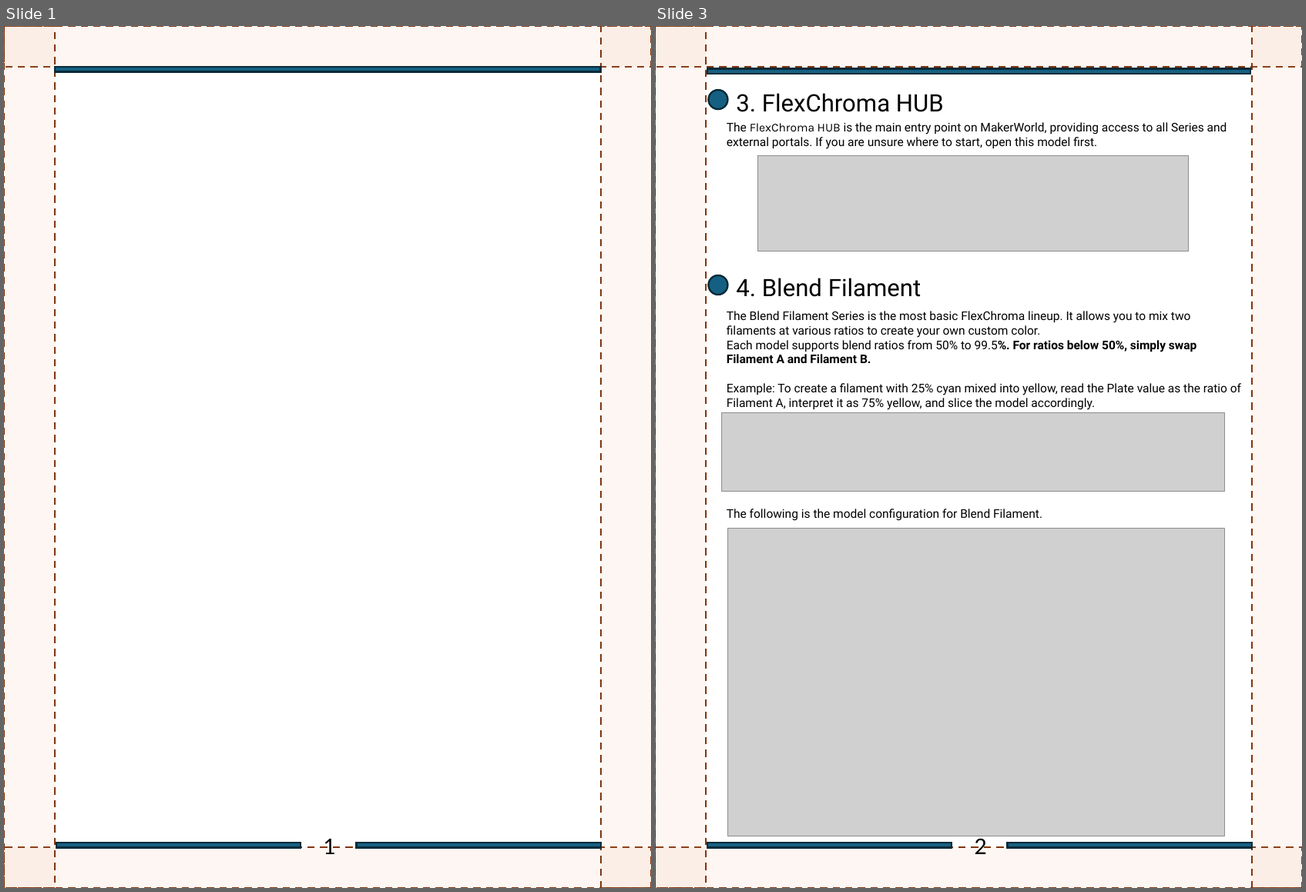
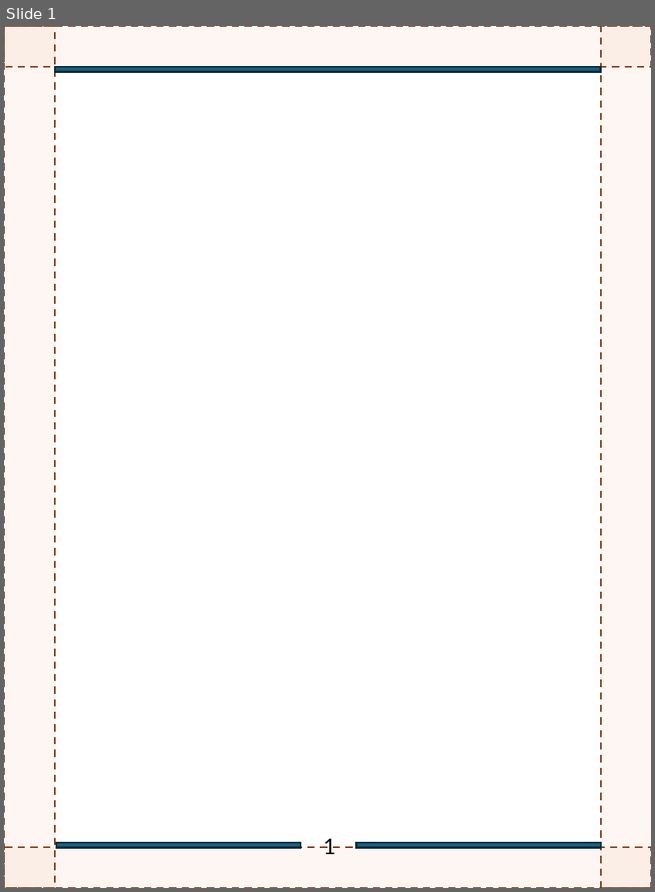
Before and after one commit to FlexChromaHQ/FlexChroma, a slide deck: Documents/Original/FlexChroma_Tour_Guide_JP.pptx. Shown side by side, each under a label of ours: slides 1 and 3 before the commit, slide 1 after it; the slides between them are not shown. The pictures are 1306x892 and 655x892 pixels, drawn with LibreOffice and Linux fonts; fonts in the diff are those of the drawing; grey boxes stand for pictures. Boxes give left, top, right and bottom in pixels: in the first picture for what was removed or moved away, otherwise in the second. Text is boxed around its words. In the diff, an @@ line names an element or a change of style, - is before the commit and + after.

```diff
--- a/Documents/Original/FlexChroma_Tour_Guide_JP.pptx
+++ b/Documents/Original/FlexChroma_Tour_Guide_JP.pptx
@@ slide 3 removed at [655,26,1302,888], background #FFFFFF @@
@@ rectangle removed at [655,26,1302,888] @@
@@ rectangle removed at [656,26,1302,888] @@
@@ group removed at [655,26,1302,888]: 4 rectangles @@
@@ rectangle removed at [707,68,1251,74] @@
@@ ellipse removed at [708,90,727,109] @@
@@ text removed at [736,93,944,112] @@
-3. FlexChroma HUB
@@ text removed at [727,122,1227,149] @@
-The FlexChroma HUB is the main entry point on MakerWorld, providing access to all Series and external portals. If you are unsure where to start, open this model first.
@@ picture removed at [757,155,1188,251] @@
@@ ellipse removed at [708,275,727,294] @@
@@ text removed at [736,278,921,297] @@
-4. Blend Filament
@@ text removed at [727,311,1241,410] @@
-The Blend Filament Series is the most basic FlexChroma lineup. It allows you to mix two filaments at various ratios to create your own custom color.
-Each model supports blend ratios from 50% to 99.5%. For ratios below 50%, simply swap Filament A and Filament B.
-Example: To create a filament with 25% cyan mixed into yellow, read the Plate value as the ratio of Filament A, interpret it as 75% yellow, and slice the model accordingly.
@@ picture removed at [722,413,1224,491] @@
@@ text removed at [727,509,1042,521] @@
-The following is the model configuration for Blend Filament.
@@ picture removed at [727,528,1224,837] @@
@@ rectangle removed at [707,843,951,848] @@
@@ text removed at [975,836,987,855] @@
-2
@@ rectangle removed at [1007,843,1251,848] @@
```
Also in this commit, not shown: 2 slides changed, 4 slides added, 3 other slides removed, 1 other file.
